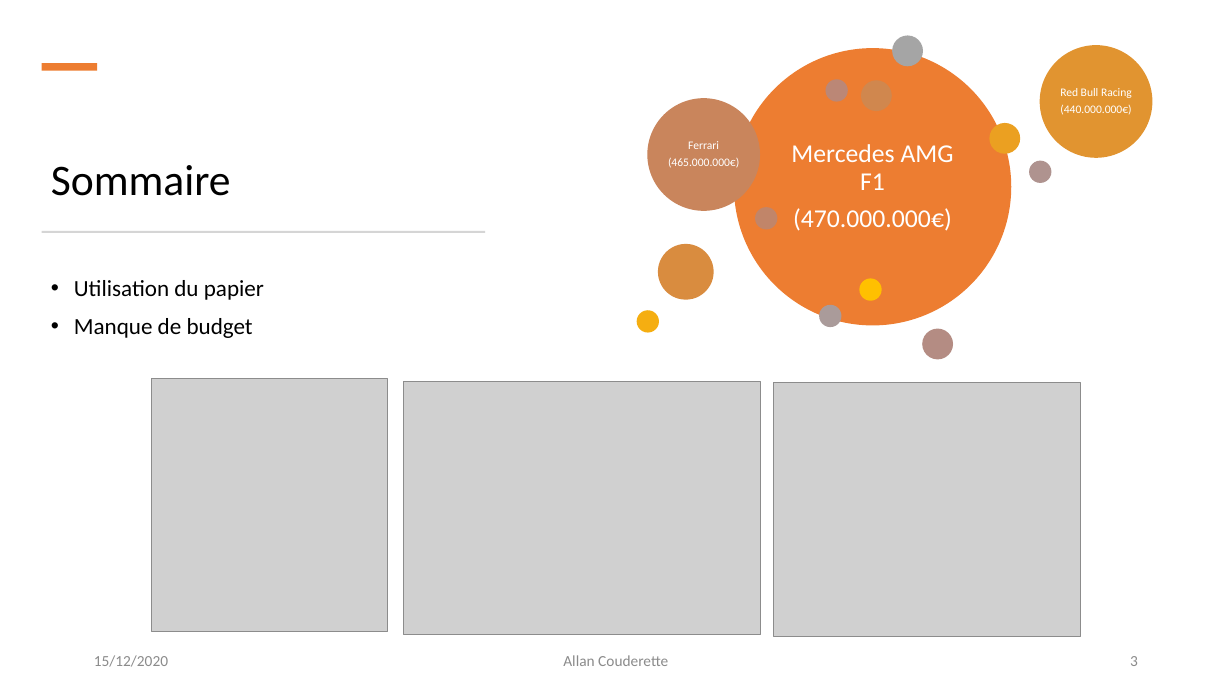
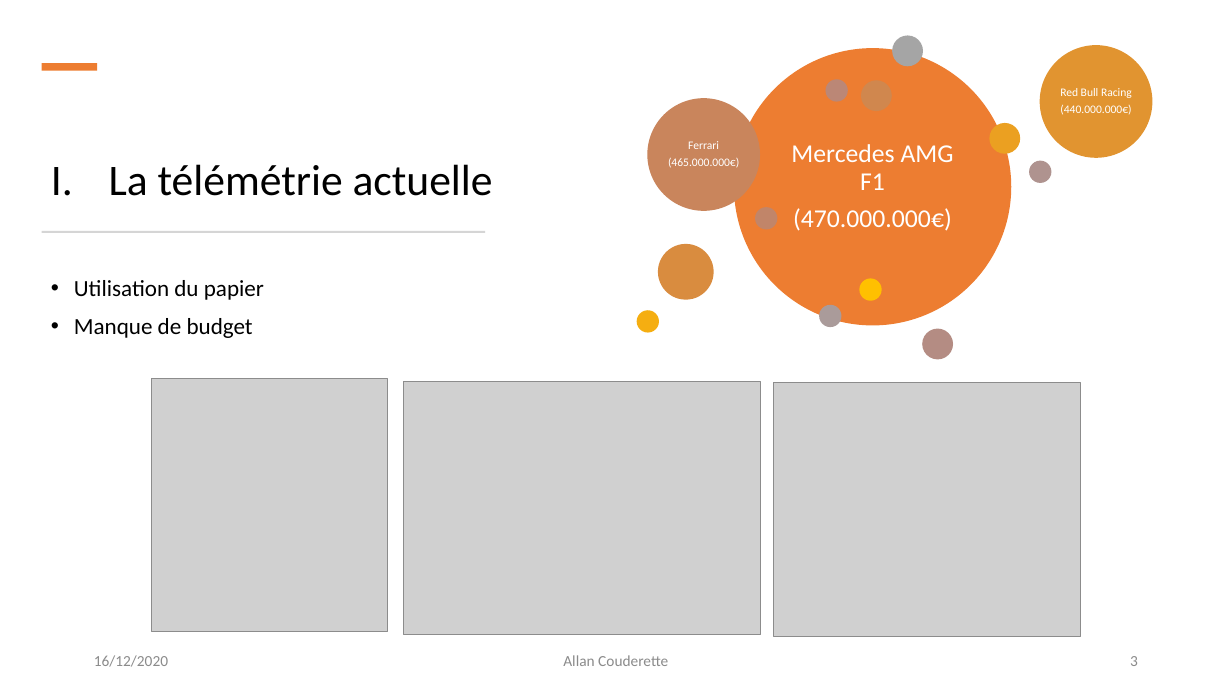
Before and after one commit to allanCouderette/BI_analysis_Formula-1-telemetry, a slide deck: slide 3 of Présentation-AllanCouderette.pptx. Drawn at 1232x693 pixels with LibreOffice and Linux fonts; fonts in the diff are those of the drawing; grey boxes stand for pictures. Boxes give left, top, right and bottom in pixels: in the first picture for what was removed or moved away, otherwise in the second. Text is boxed around its words. In the diff, an @@ line names an element or a change of style, - is before the commit and + after.

```diff
--- a/Présentation-AllanCouderette.pptx
+++ b/Présentation-AllanCouderette.pptx
@@ title at (109,164,493,196): text changed @@
-Sommaire
+I. La télémétrie actuelle
@@ text at (94,655,168,667): text changed @@
-15/12/2020
+16/12/2020
```
Also in this commit, not shown: 4 other slides changed, 2 slides added, 1 other file.
